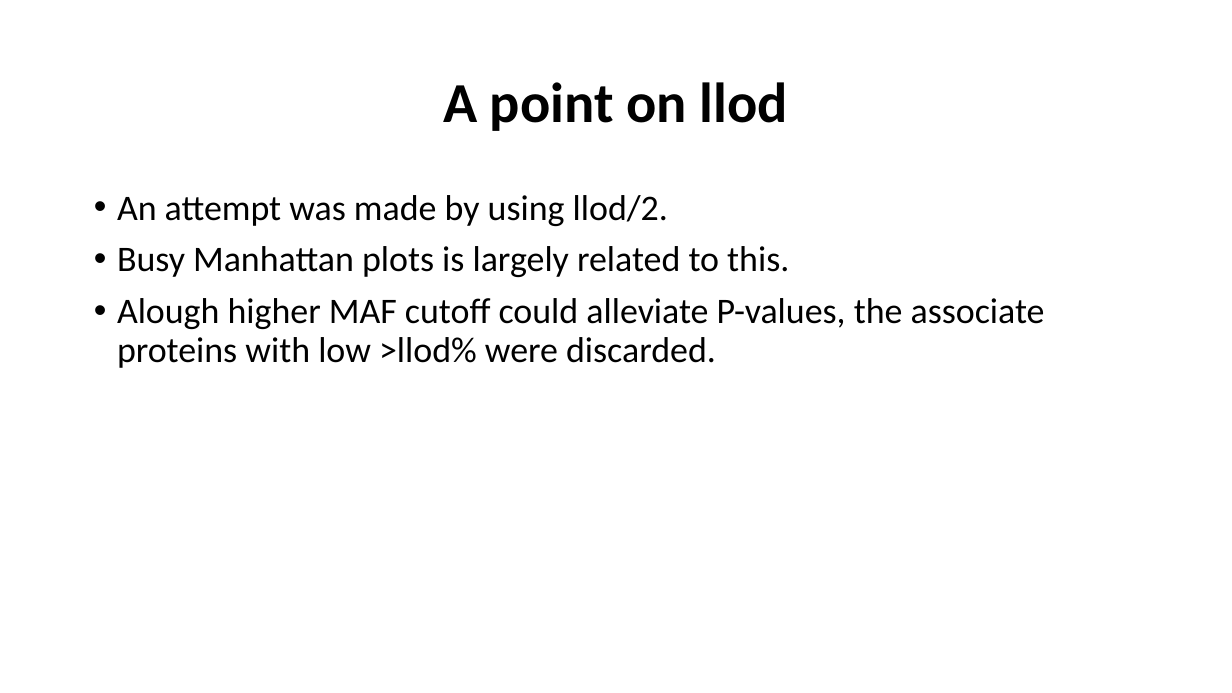
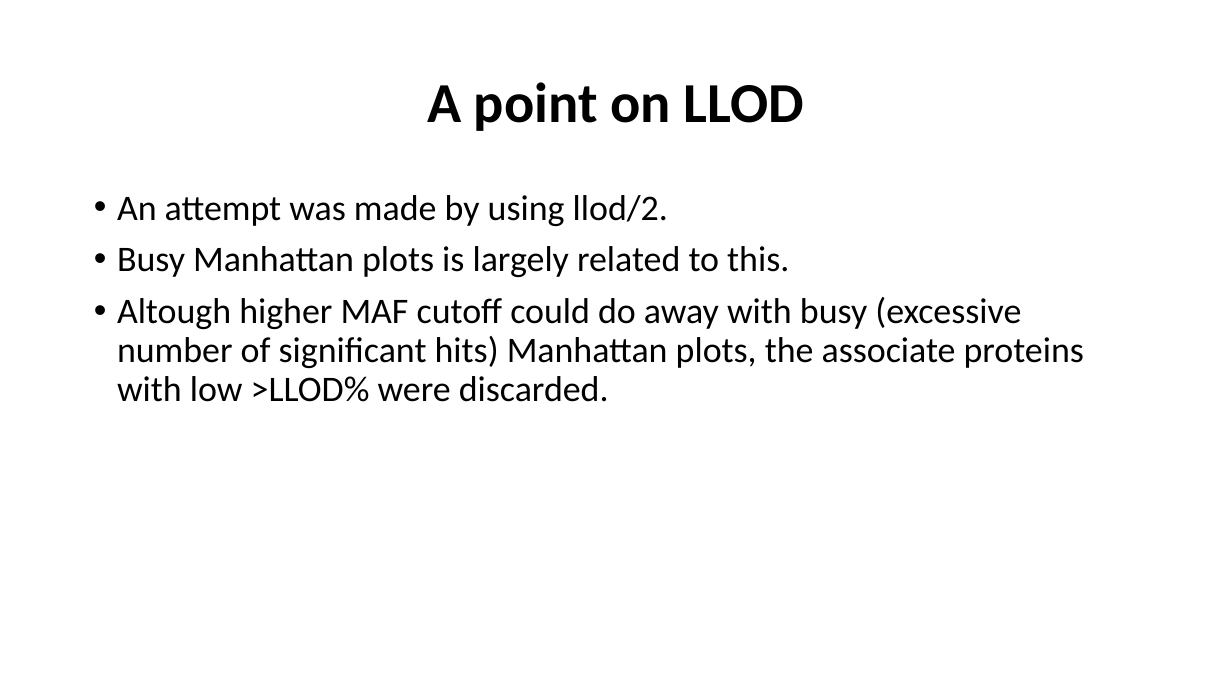
Before and after one commit to jinghuazhao/INF, a slide deck: slide 5 of doc/SCALLOP_INF1-120419.pptx. Drawn at 1232x693 pixels with LibreOffice and Linux fonts; fonts in the diff are those of the drawing. Boxes give left, top, right and bottom in pixels: in the first picture for what was removed or moved away, otherwise in the second. Text is boxed around its words. In the diff, an @@ line names an element or a change of style, - is before the commit and + after.

```diff
--- a/doc/SCALLOP_INF1-120419.pptx
+++ b/doc/SCALLOP_INF1-120419.pptx
@@ title at <box>427,82,804,131</box>: text changed @@
-A point on llod
+A point on LLOD
@@ text at <box>117,297,1084,402</box>: text changed @@
-• Alough higher MAF cutoff could alleviate P-values, the associate proteins with low >llod% were discarded.
+• Altough higher MAF cutoff could do away with busy (excessive number of significant hits) Manhattan plots, the associate proteins with low >LLOD% were discarded.
```
Also in this commit, not shown: 6 other slides changed.
